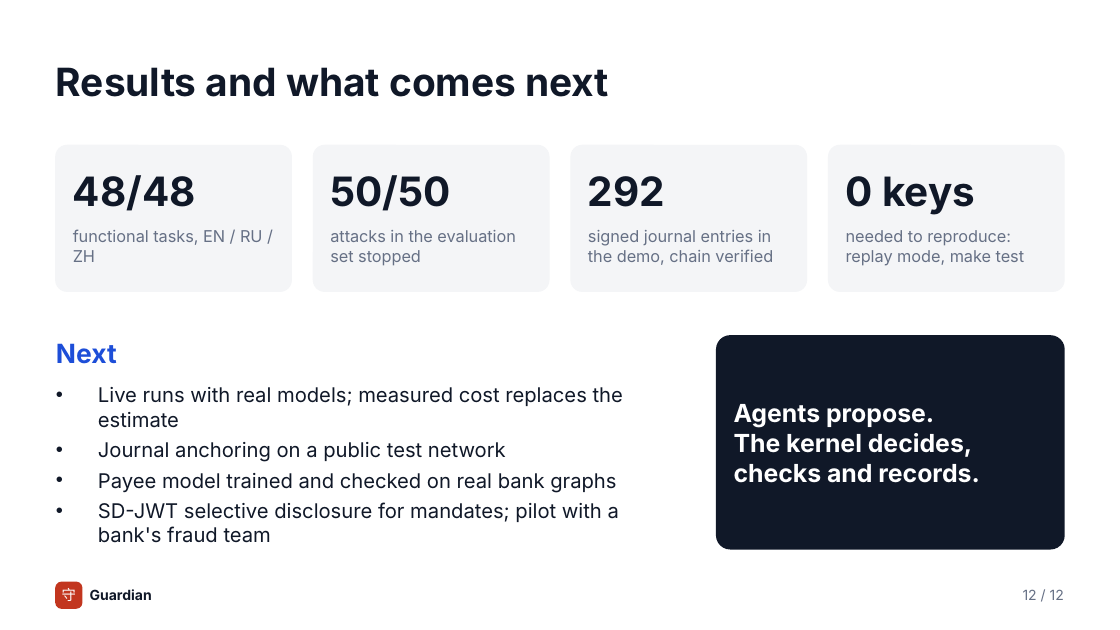
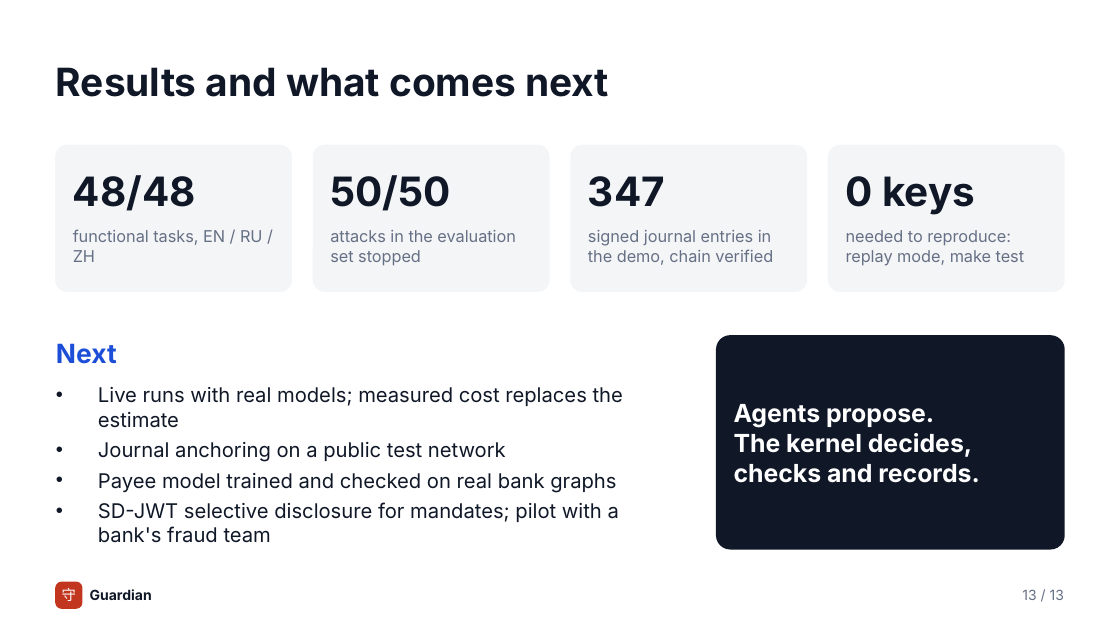
Before and after one commit to yourfavoriteself/ShenzhenFinTechathonTopicA, a slide deck: slide 13 of docs/presentation.pptx (slide 12 before the commit). Drawn at 1120x630 pixels with LibreOffice and Linux fonts; fonts in the diff are those of the drawing. Boxes give left, top, right and bottom in pixels: in the first picture for what was removed or moved away, otherwise in the second. Text is boxed around its words. In the diff, an @@ line names an element or a change of style, - is before the commit and + after.

```diff
--- a/docs/presentation.pptx
+++ b/docs/presentation.pptx
@@ text at [588,176,665,207]: text changed @@
-292
+347
@@ text at [1022,589,1064,600]: text changed @@
-12 / 12
+13 / 13
```
Also in this commit, not shown: 10 other slides changed, 1 slide added, 44 other files.
